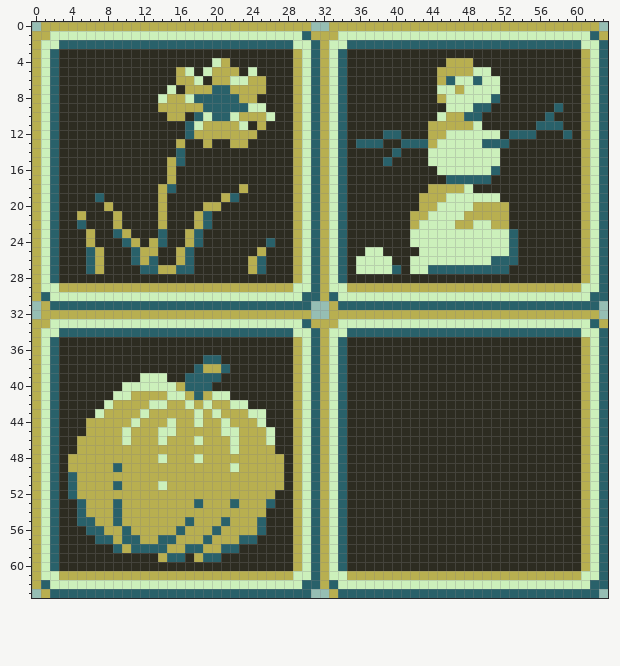
Edited in one commit: pixel-art sprite (Nesting/Assets/UI/icons-32.png). That is the earlier state.
The file is 64x64 pixels.
New version:
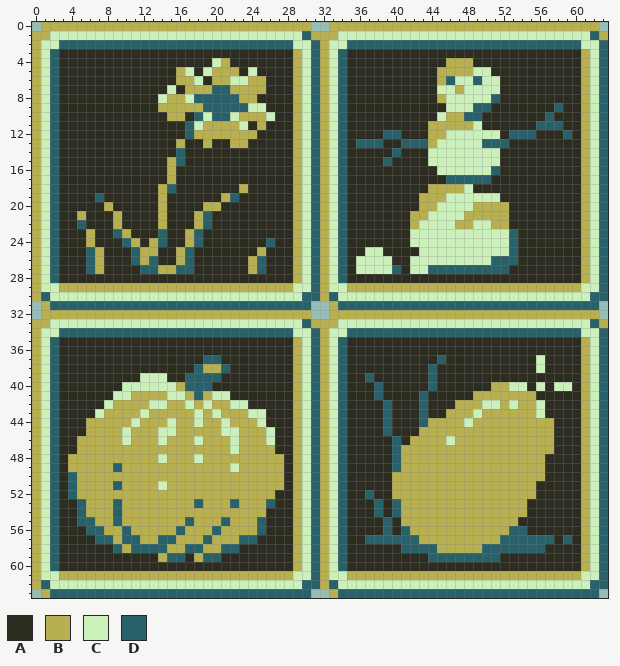
Palette (. is transparent): A #2d2c21  B #b8af50  C #ccf0bb  D #29616a
The exact change:
{"y":37,"x":45,"old":"A","new":"D"}
{"y":37,"x":56,"old":"A","new":"C"}
{"y":38,"x":44,"old":"A","new":"D"}
{"y":38,"x":56,"old":"A","new":"C"}
{"y":39,"x":37,"old":"A","new":"D"}
{"y":39,"x":44,"old":"A","new":"D"}
{"y":40,"x":38,"old":"A","new":"D"}
{"y":40,"x":44,"old":"A","new":"D"}
{"y":40,"x":51,"old":"AAAA","new":"BBCC"}
{"y":40,"x":56,"old":"A","new":"C"}
{"y":40,"x":58,"old":"AA","new":"CC"}
{"y":41,"x":38,"old":"A","new":"D"}
{"y":41,"x":43,"old":"A","new":"D"}
{"y":41,"x":49,"old":"AAAAAAA","new":"BBBBBBB"}
{"y":42,"x":39,"old":"A","new":"D"}
{"y":42,"x":43,"old":"A","new":"D"}
{"y":42,"x":47,"old":"AAAAAAAAAA","new":"BBBCCBCBBC"}
{"y":43,"x":39,"old":"A","new":"D"}
{"y":43,"x":43,"old":"A","new":"D"}
{"y":43,"x":46,"old":"AAAAAAAAAAA","new":"BBBCBBBBBBC"}
{"y":44,"x":39,"old":"A","new":"D"}
{"y":44,"x":43,"old":"AAAAAAAAAAAAAAA","new":"DBBBBCBBBBBBBBB"}
{"y":45,"x":39,"old":"A","new":"D"}
{"y":45,"x":43,"old":"AAAAAAAAAAAAAAA","new":"BBBBBBBBBBBBBBB"}
{"y":46,"x":40,"old":"A","new":"D"}
{"y":46,"x":42,"old":"AAAAAAAAAAAAAAAA","new":"BBBBCBBBBBBBBBBB"}
{"y":47,"x":40,"old":"AAAAAAAAAAAAAAAAAA","new":"DBBBBBBBBBBBBBBBBB"}
{"y":48,"x":40,"old":"AAAAAAAAAAAAAAAAA","new":"DBBBBBBBBBBBBBBBB"}
{"y":49,"x":40,"old":"AAAAAAAAAAAAAAAAA","new":"DBBBBBBBBBBBBBBBB"}
{"y":50,"x":40,"old":"AAAAAAAAAAAAAAAAA","new":"BBBBBBBBBBBBBBBBB"}
{"y":51,"x":40,"old":"AAAAAAAAAAAAAAAA","new":"BBBBBBBBBBBBBBBB"}
{"y":52,"x":37,"old":"A","new":"D"}
{"y":52,"x":40,"old":"AAAAAAAAAAAAAAAA","new":"BBBBBBBBBBBBBBBB"}
{"y":53,"x":38,"old":"A","new":"D"}
{"y":53,"x":40,"old":"AAAAAAAAAAAAAAA","new":"DBBBBBBBBBBBBBB"}
{"y":54,"x":38,"old":"A","new":"D"}
{"y":54,"x":40,"old":"AAAAAAAAAAAAAAA","new":"DBBBBBBBBBBBBBB"}
{"y":55,"x":39,"old":"A","new":"D"}
{"y":55,"x":41,"old":"AAAAAAAAAAAAA","new":"BBBBBBBBBBBBB"}
{"y":56,"x":39,"old":"A","new":"D"}
{"y":56,"x":41,"old":"AAAAAAAAAAAAAA","new":"DBBBBBBBBBBBDD"}
{"y":57,"x":37,"old":"AAAAAAAAAAAAAAAAAAAAA","new":"DDDDDDBBBBBBBBBDDDDDD"}
{"y":57,"x":59,"old":"A","new":"D"}
{"y":58,"x":41,"old":"AAAAAAAAAAAAAAAA","new":"DDDDBBBBBDDDDDDD"}
{"y":59,"x":44,"old":"AAAAAAAA","new":"DDDDDDDD"}
{"label":"changed","picture_box":[365,355,572,562]}
